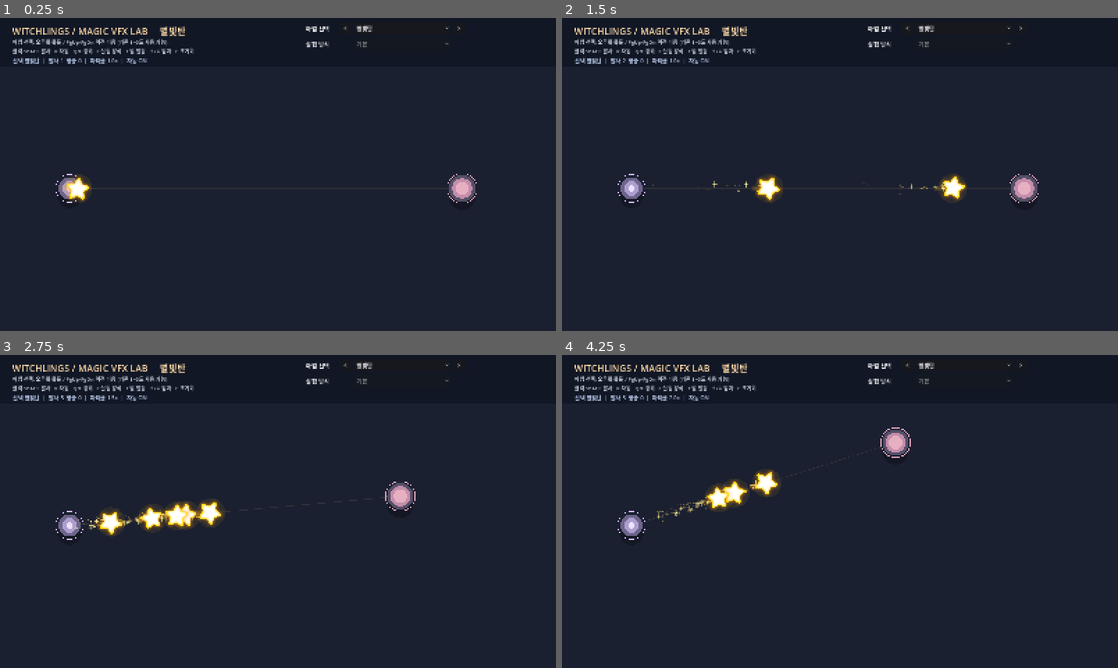
Above: before the commit, frames 1-4 (two rows, left to right).
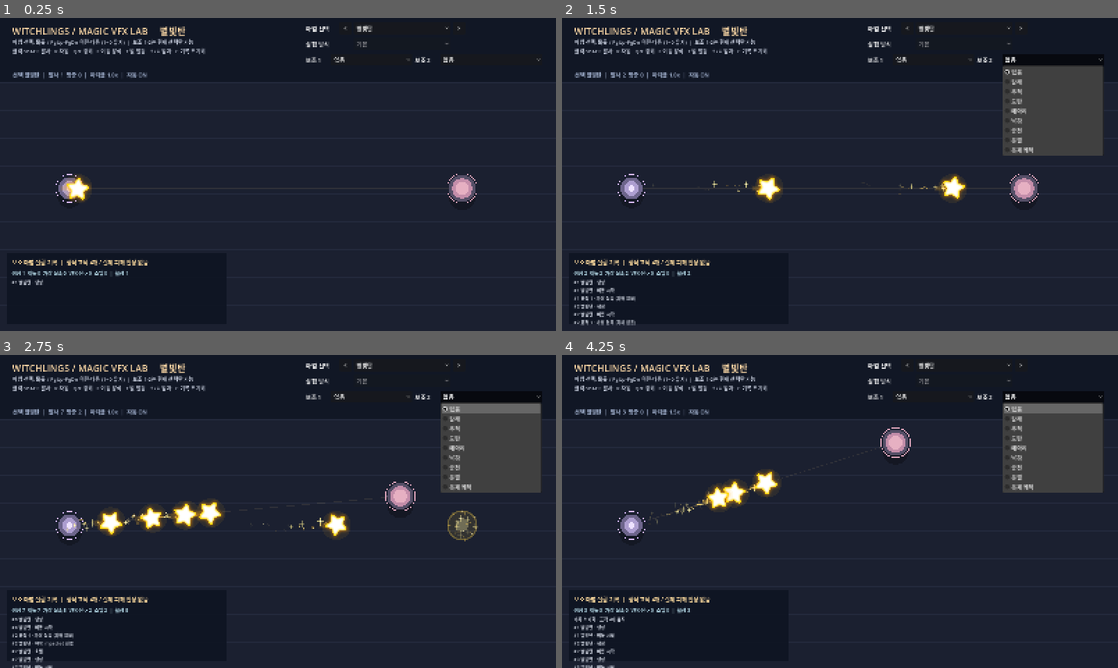
Above: after the commit, the same moments.

Repository: LittleEvasn/Test-Room
Game: Godot game, scene res://scenes/main.tscn
Same seed, same stepped clock (60 frames per second), same inputs: the game is played once before the commit and once after it.
Inputs (mouse positions are in pixels of both pictures, inside the frame that each line leads up to):
- Up to frame 1 (0.25 s): no input
- Up to frame 2 (1.5 s): click (934, 58) at 0.5 s, where only the run after the commit has a clickable "없음"; click (1051, 58) at 1.25 s, where only the run after the commit has a clickable "없음"
- Up to frame 3 (2.75 s): tap Enter at 2 s; move the mouse to (400, 495) at 2.02 s; hold Up from 2.03 s (still down); tap C at 2.1 s; click (400, 495) at 2.17 s; tap Space at 2.27, 2.3, 2.57 s
- Up to frame 4 (4.25 s): release Up at 2.75 s; drag from (728, 527) to (812, 574) at 2.77 s; move the mouse to (895, 442) at 3.52 s; hold Up from 3.53 s (still down); tap C at 3.6 s; click (895, 442) at 3.67 s; tap Space at 3.8 s

The runs differ from the first frame. In frame 1, 1.4% of the frame differs, in the area x 2-98%, y 6-86%; in frame 2, 6.9%; in frame 3, 8.0%, in the area x 2-98%, y 6-100%; in frame 4, 7.1%.

Commit message:
feat(test-room): add dual support spell selectors and shared VFX event tracing

Diff:
--- a/scripts/main.gd
+++ b/scripts/main.gd
@@ -17,11 +17,14 @@
 const FIREBALL_SCRIPT = preload("res://scripts/fireball_vfx.gd")
 const FIREBALL_IMPACT_SCRIPT = preload("res://scripts/fireball_impact_vfx.gd")
 const LASER_SCRIPT = preload("res://scripts/instant_laser_vfx.gd")
+const HARNESS_SCRIPT = preload("res://scripts/vfx_test_harness.gd")
 
 # Add any future spell here: the clickable catalog needs no new keyboard shortcut.
 const SPELL_CHOICES := ["별빛탄", "꽃폭탄", "달빛 부메랑", "블랙홀", "가시꽃 덫", "얼음검", "벼락", "독 탱탱볼", "번개 아크", "화염구", "광선"]
 # Only genuinely implemented test motions are selectable.
 const SPELL_TEST_MODES := {9: ["직선 비행", "공전", "급선회"]}
+# Stage 0 only: selectable slots; no auxiliary effect is applied to VFX yet.
+const SUPPORT_CHOICES := ["없음", "갈래", "추적", "도탄", "메아리", "낙하", "공전", "분열", "복제 궤적"]
 
 const SCREEN_SIZE := Vector2(1600.0, 900.0)
 const START_POINT := Vector2(200.0, 490.0)
@@ -66,9 +69,16 @@
 var status_label: Label
 var spell_picker: OptionButton
 var mode_picker: OptionButton
+var support_picker_1: OptionButton
+var support_picker_2: OptionButton
+var support_1 := 0
+var support_2 := 0
+var harness
 
 func _ready() -> void:
 	randomize()
+	harness = HARNESS_SCRIPT.new()
+	add_child(harness)
 	_create_hud()
 	queue_redraw()
 
@@ -153,6 +163,7 @@
 	return fire_interval
 
 func shoot(replace_hole: bool = false) -> void:
+	var spawned_spell: Node2D = null
 	var active_count := get_tree().get_nodes_in_group("vfx_bolt").size() + get_tree().get_nodes_in_group("vfx_bloom").size …(491 unchanged characters)…
 	if active_count >= 50:
 		return
@@ -160,18 +171,21 @@
 		var bolt = BOLT_SCRIPT.new()
 		bolt.configure(START_POINT, target_point, particle_multiplier)
 		add_child(bolt)
+		spawned_spell = bolt
 		bolt.add_to_group("vfx_bolt")
 		bolt.impacted.connect(_on_bolt_impact)
 	elif selected_spell == 1:
 		var bomb = BLOOM_SCRIPT.new()
 		bomb.configure(START_POINT, target_point, particle_multiplier, BLOOM_RADII[bloom_rank])
 		add_child(bomb)
+		spawned_spell = bomb
 		bomb.add_to_group("vfx_bloom")
 		bomb.impacted.connect(_on_bloom_impact.bind(bloom_rank))
 	elif selected_spell == 2:
 		var moon = MOON_SCRIPT.new()
 		moon.configure(START_POINT, target_point, particle_multiplier)
 		add_child(moon)
+		spawned_spell = moon
 		moon.add_to_group("vfx_moon")
 		moon.struck.connect(_on_moon_struck)
 		moon.returned.connect(_on_moon_returned)
@@ -188,6 +202,7 @@
 		var hole = BLACK_HOLE_SCRIPT.new()
 		hole.configure(target_point, START_POINT, particle_multiplier, black_hole_rank)
 		add_child(hole)
+		spawned_spell = hole
 		hole.add_to_group("vfx_hole")
 		hole.pulsed.connect(_on_black_hole_pulse)
 		hole.vanished.connect(_on_black_hole_vanished)
@@ -196,6 +211,7 @@
 		var sword = ICE_SWORD_SCRIPT.new()
 		sword.configure(START_POINT, target_point, particle_multiplier, ice_sword_rank, ice_sword_swings)
 		add_child(sword)
+		spawned_spell = sword
 		sword.add_to_group("vfx_ice_sword")
 		sword.finished.connect(_on_ice_sword_finished)
 		ice_sword_swings += 1
@@ -204,6 +220,7 @@
 		var lightning = THUNDER_SCRIPT.new()
 		lightning.configure(target_point, particle_multiplier, thunder_rank)
 		add_child(lightning)
+		spawned_spell = lightning
 		lightning.add_to_group("vfx_thunder")
 		lightning.struck.connect(_on_thunder_struck)
 		lightning.finished.connect(_on_thunder_finished)
@@ -214,6 +231,7 @@
 		var orb = POISON_BALL_SCRIPT.new()
 		orb.configure(START_POINT, target_point, particle_multiplier, poison_rank)
 		add_child(orb)
+		spawned_spell = orb
 		orb.add_to_group("vfx_poison_ball")
 		orb.landed.connect(_on_poison_land)
 		orb.finished.connect(_on_poison_finished)
@@ -222,6 +240,7 @@
 		var arc = LIGHTNING_ARC_SCRIPT.new()
 		arc.configure(START_POINT, target_point, particle_multiplier, lightning_arc_rank)
 		add_child(arc)
+		spawned_spell = arc
 		arc.add_to_group("vfx_lightning_arc")
 		arc.finished.connect(_on_lightning_arc_finished)
 	elif selected_spell == 10:
@@ -229,6 +248,7 @@
 		var ray = LASER_SCRIPT.new()
 		ray.configure(START_POINT, target_point, particle_multiplier)
 		add_child(ray)
+		spawned_spell = ray
 		ray.add_to_group("vfx_laser")
 		ray.finished.connect(_on_laser_finished)
 	elif selected_spell == 9:
@@ -237,6 +257,7 @@
 		var fireball = FIREBALL_SCRIPT.new()
 		fireball.configure(START_POINT, target_point, particle_multiplier, fireball_rank, fireball_motion)
 		add_child(fireball)
+		spawned_spell = fireball
 		fireball.add_to_group("vfx_fireball")
 		fireball.impacted.connect(_on_fireball_impact.bind(fireball_rank))
 		fireball.finished.connect(_on_fireball_finished)
@@ -247,11 +268,21 @@
 		var trap = THORN_SCRIPT.new()
 		trap.configure(START_POINT, target_point, particle_multiplier, thorn_rank)
 		add_child(trap)
+		spawned_spell = trap
 		trap.add_to_group("vfx_thorn")
 		trap.deployed.connect(_on_thorn_deployed)
 		trap.triggered.connect(_on_thorn_triggered)
 		trap.vanished.connect(_on_thorn_vanished)
 	fired_count += 1
+	# A single shared instrumentation path for every base VFX, independent of modifiers.
+	if spawned_spell != null:
+		var cast_id: int = harness.track(spawned_spell, _spell_name())
+		if selected_spell == 10:
+			# The instantaneous beam has no moving projectile body.
+			var beam_direction: Vector2 = (target_point - START_POINT).normalized()
+			if beam_direction.length_squared() <= 0.001:
+				beam_direction = Vector2.RIGHT
+			harness.check_beam(cast_id, START_POINT, START_POINT + beam_direction * float(LASER_SCRIPT.MAX_RANGE))
 
 func _on_laser_finished() -> void:
 	laser_finished += 1
@@ -470,12 +501,13 @@
 				laser_finished = 0
 				poison_landings = 0
 				poison_finished = 0
+				harness.reset_statistics()
 
 func _draw() -> void:
 	draw_rect(Rect2(Vector2.ZERO, SCREEN_SIZE), Color("1b2030"), true)
 	for x in range(0, 1601, 80):
-		draw_line(Vector2(x, 140), Vector2(x, 900), Color(0.62, 0.70, 0.9, 0.065), 1.0)
-	for y in range(140, 901, 80):
+		draw_line(Vector2(x, 186), Vector2(x, 900), Color(0.62, 0.70, 0.9, 0.065), 1.0)
+	for y in range(186, 901, 80):
 		draw_line(Vector2(0, y), Vector2(1600, y), Color(0.62, 0.70, 0.9, 0.065), 1.0)
 
 	var aiming_color := Color("ffd98e")
@@ -515,7 +547,7 @@
 	var panel := ColorRect.new()
 	panel.color = Color("111725")
 	panel.position = Vector2.ZERO
-	panel.size = Vector2(1600, 140)
+	panel.size = Vector2(1600, 186)
 	layer.add_child(panel)
 
 	title_label = Label.new()
@@ -526,14 +558,14 @@
 	_update_title()
 
 	info_label = Label.new()
-	info_label.text = "마법 선택: 오른쪽 목록 / PgUp·PgDn 이전·다음 (기존 1~0도 사용 가능)\n클릭·SPACE 발사   R 자동   Q/E 강화   F 실험 방식   T 덫 발동   ↑/↓ 입자   C 초기화"
+	info_label.text = "마법 선택: 목록 / PgUp·PgDn 이전·다음 (1~0 유지)  |  보조 1·2는 현재 선택만 가능\n클릭·SPACE 발사   R 자동   Q/E 강화   F 이동 방식   T 덫 발동   ↑/↓ 입자   C 기록 초기화"
 	info_label.position = Vector2(36, 57)
 	info_label.add_theme_font_size_override("font_size", 15)
 	info_label.add_theme_color_override("font_color", Color("c9d0e0"))
 	layer.add_child(info_label)
 
 	status_label = Label.new()
-	status_label.position = Vector2(36, 110)
+	status_label.position = Vector2(36, 151)
 	status_label.add_theme_font_size_override("font_size", 16)
 	status_label.add_theme_color_override("font_color", Color("a8b8d6"))
 	layer.add_child(status_label)
@@ -581,6 +613,53 @@
 	mode_picker.item_selected.connect(_on_test_mode_selected)
 	layer.add_child(mode_picker)
 	_refresh_test_modes()
+	_create_support_controls(layer)
+
+func _create_support_controls(layer: CanvasLayer) -> void:
+	var label_1 := Label.new()
+	label_1.text = "보조 1"
+	label_1.position = Vector2(880, 109)
+	label_1.add_theme_font_size_override("font_size", 16)
+	layer.add_child(label_1)
+
+	support_picker_1 = OptionButton.new()
+	support_picker_1.position = Vector2(953, 103)
+	support_picker_1.size = Vector2(233, 34)
+	for i in range(SUPPORT_CHOICES.size()):
+		support_picker_1.add_item(SUPPORT_CHOICES[i], i)
+	support_picker_1.select(0)
+	support_picker_1.item_selected.connect(_on_support_selected.bind(1))
+	support_picker_1.tooltip_text = "0단계: 선택 저장만 수행. 실제 효과는 추후 구현."
+	layer.add_child(support_picker_1)
+
+	var label_2 := Label.new()
+	label_2.text = "보조 2"
+	label_2.position = Vector2(1194, 109)
+	label_2.add_theme_font_size_override("font_size", 16)
+	layer.add_child(label_2)
+
+	support_picker_2 = OptionButton.new()
+	support_picker_2.position = Vector2(1267, 103)
+	support_picker_2.size = Vector2(293, 34)
+	for i in range(SUPPORT_CHOICES.size()):
+		support_picker_2.add_item(SUPPORT_CHOICES[i], i)
+	support_picker_2.select(0)
+	support_picker_2.item_selected.connect(_on_support_selected.bind(2))
+	support_picker_2.tooltip_text = "동일 보조의 중복 선택은 허용되지 않습니다."
+	layer.add_child(support_picker_2)
+
+func _on_support_selected(index: int, slot: int) -> void:
+	# The same auxiliary spell must not appear in both slots. Neither runs yet.
+	if slot == 1:
+		support_1 = index
+		if index != 0 and support_2 == index:
+			support_2 = 0
+			support_picker_2.select(0)
+	else:
+		support_2 = index
+		if index != 0 and support_1 == index:
+			support_1 = 0
+			support_picker_1.select(0)
 
 func _select_spell(index: int) -> void:
 	selected_spell = posmod(index, SPELL_CHOICES.size())
